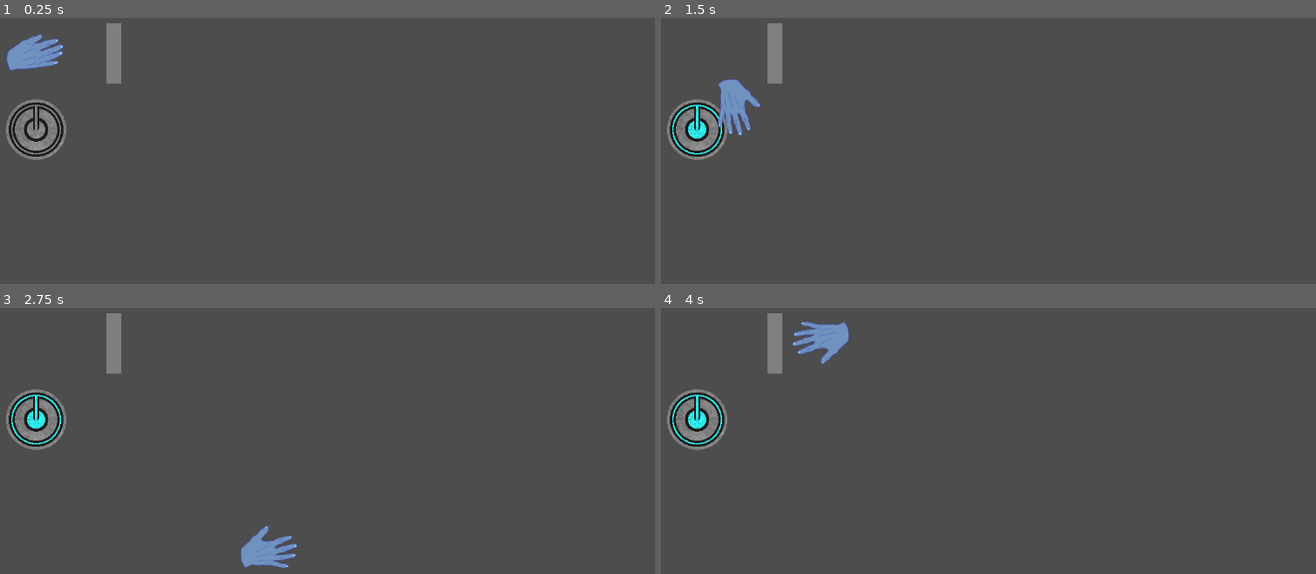
Above: before the commit, frames 1-4 (two rows, left to right).
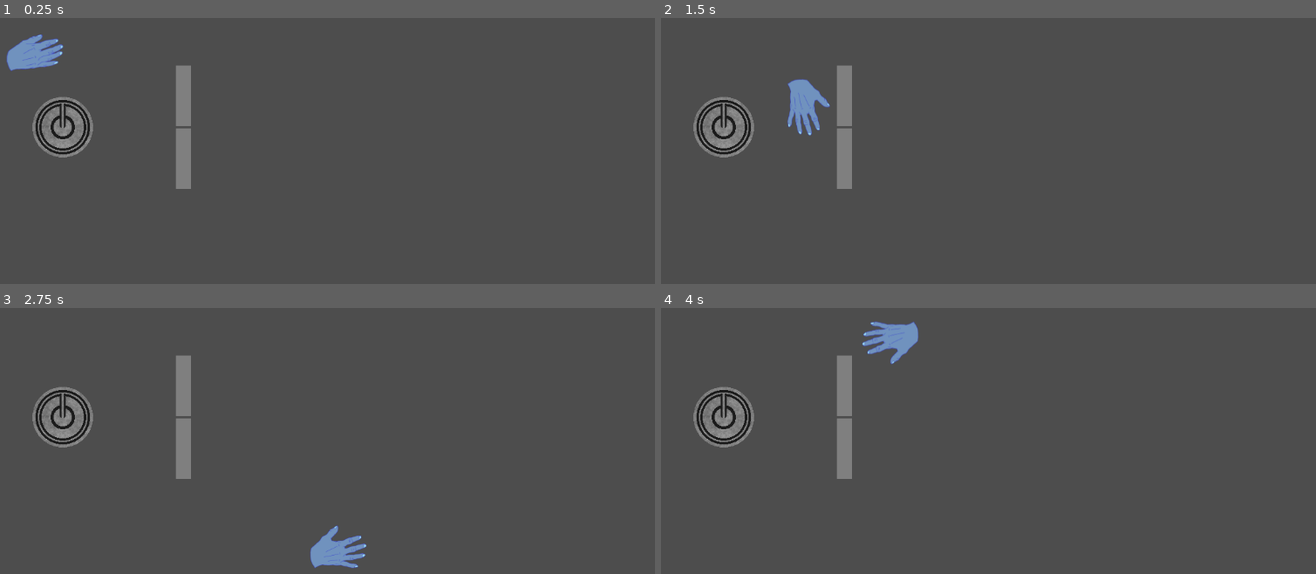
Above: after the commit, the same moments.

Repository: AustinSB/moving_hand_game
Game: Godot game, scene res://main.tscn
Two runs of this game, one before a commit and one after it. Both use one fixed random seed, a clock stepped at 60 frames per second and the inputs below.
Inputs:
- Up to frame 1 (0.25 s): no input
- Up to frame 2 (1.5 s): tap Enter at 0.5 s; hold D (move_right) 0.53-1.28 s; tap E (interact) at 0.6, 1.35 s; tap Space at 1.25 s; hold S (move_down) from 1.28 s (still down)
- Up to frame 3 (2.75 s): release S (move_down) at 2.03 s; hold D (move_right) from 2.03 s (still down); tap E (interact) at 2.1 s
- Up to frame 4 (4 s): release D (move_right) at 2.78 s; hold W (move_up) 2.78-3.53 s; tap E (interact) at 2.85, 3.6 s; hold A (move_left) from 3.53 s (still down)

The runs differ from the first frame. In frame 1, 3.6% of the frame differs, in the area x 0-30%, y 1-65%; in frame 2, 4.9%; in frame 3, 5.3%; in frame 4, 5.3%, in the area x 0-40%, y 1-65%.

Commit message:
Partially finish gate scene
Connect signal from child button to parent gate
Need to add animation for gate

Diff:
--- a/circle_button.gd
+++ b/circle_button.gd
@@ -2,7 +2,8 @@
 
 var sprite: AnimatedSprite2D
 var is_entered = false
-var button_on = false
+var is_on = false
+signal activated
 
 func _ready():
 	sprite = $AnimatedSprite
@@ -18,8 +19,9 @@
 	is_entered = false
 
 func toggle_button():
-	button_on = !button_on
-	if button_on:
+	is_on = !is_on
+	if is_on:
 		sprite.animation = "on"
-	if !button_on:
+	if !is_on:
 		sprite.animation = "off"
+	emit_signal("activated")
--- /dev/null
+++ b/gate_01.gd
@@ -0,0 +1,22 @@
+extends Node2D
+
+var button
+var arm_01
+var arm_02
+var gate_open = false
+
+func _ready():
+	button = $CircleButton
+	arm_01 = $Arm01
+	arm_02 = $Arm02
+
+	button.connect("activated", Callable(self, "on_button_activated"))
+
+func _process(_delta: float) -> void:
+	pass
+
+func on_button_activated():
+	if button.is_on:
+		print("BUTTON ON")
+	if !button.is_on:
+		print("BUTTON OFF")
--- /dev/null
+++ b/gate_01.tscn
@@ -0,0 +1,16 @@
+[gd_scene load_steps=4 format=3 uid="uid://bv1hbwcm52vt4"]
+
+[ext_resource type="Script" uid="uid://vbdc6vvm2nyp" path="res://gate_01.gd" id="1_d0nls"]
+[ext_resource type="PackedScene" uid="uid://ci5l6buyjftcg" path="res://circle_button.tscn" id="2_qc1nu"]
+[ext_resource type="PackedScene" uid="uid://cnh5kc0v4p77v" path="res://wall.tscn" id="3_vm0cb"]
+
+[node name="Gate01" type="Node2D"]
+script = ExtResource("1_d0nls")
+
+[node name="CircleButton" parent="." instance=ExtResource("2_qc1nu")]
+
+[node name="Arm01" parent="." instance=ExtResource("3_vm0cb")]
+position = Vector2(200, -52)
+
+[node name="Arm02" parent="." instance=ExtResource("3_vm0cb")]
+position = Vector2(200, 52)
--- a/main.tscn
+++ b/main.tscn
@@ -1,9 +1,8 @@
-[gd_scene load_steps=5 format=3 uid="uid://i0dvfun7gy7v"]
+[gd_scene load_steps=4 format=3 uid="uid://i0dvfun7gy7v"]
 
 [ext_resource type="Script" uid="uid://8266vvxdgh65" path="res://main.gd" id="1_ig7tw"]
+[ext_resource type="PackedScene" uid="uid://bv1hbwcm52vt4" path="res://gate_01.tscn" id="3_1bvp3"]
 [ext_resource type="PackedScene" uid="uid://o268dgapyma8" path="res://Player Hand/player.tscn" id="3_h2yge"]
-[ext_resource type="PackedScene" uid="uid://cnh5kc0v4p77v" path="res://wall.tscn" id="4_1bvp3"]
-[ext_resource type="PackedScene" uid="uid://ci5l6buyjftcg" path="res://circle_button.tscn" id="4_lquwl"]
 
 [node name="Main" type="Node"]
 script = ExtResource("1_ig7tw")
@@ -11,8 +10,5 @@
 [node name="Player" parent="." instance=ExtResource("3_h2yge")]
 position = Vector2(75, 75)
 
-[node name="Wall" parent="." instance=ExtResource("4_1bvp3")]
-position = Vector2(206, 76)
-
-[node name="CircleButton" parent="." instance=ExtResource("4_lquwl")]
-position = Vector2(77, 202)
+[node name="Gate01" parent="." instance=ExtResource("3_1bvp3")]
+position = Vector2(121, 198)
Not shown, added: gate_01.gd.uid
